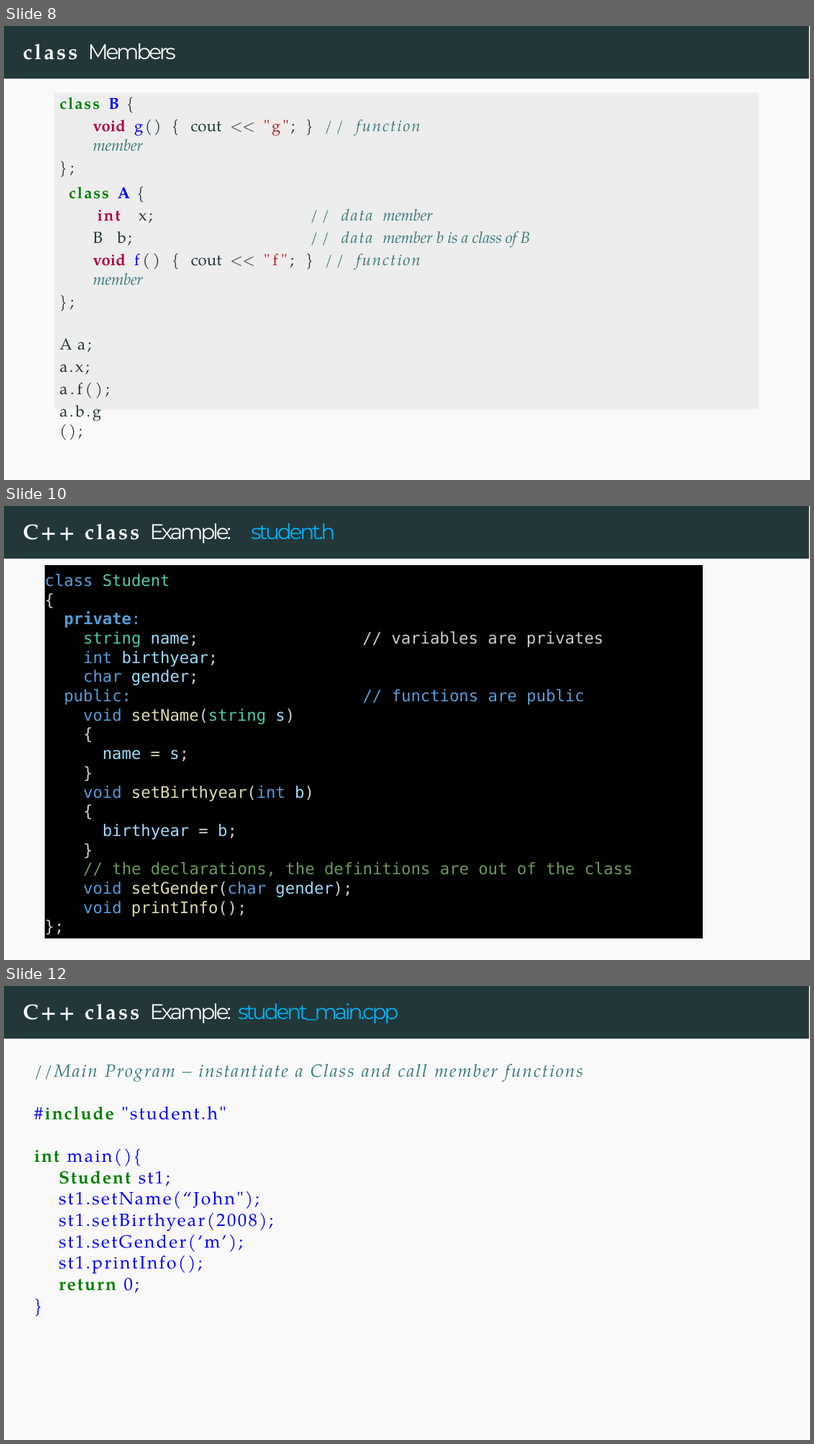
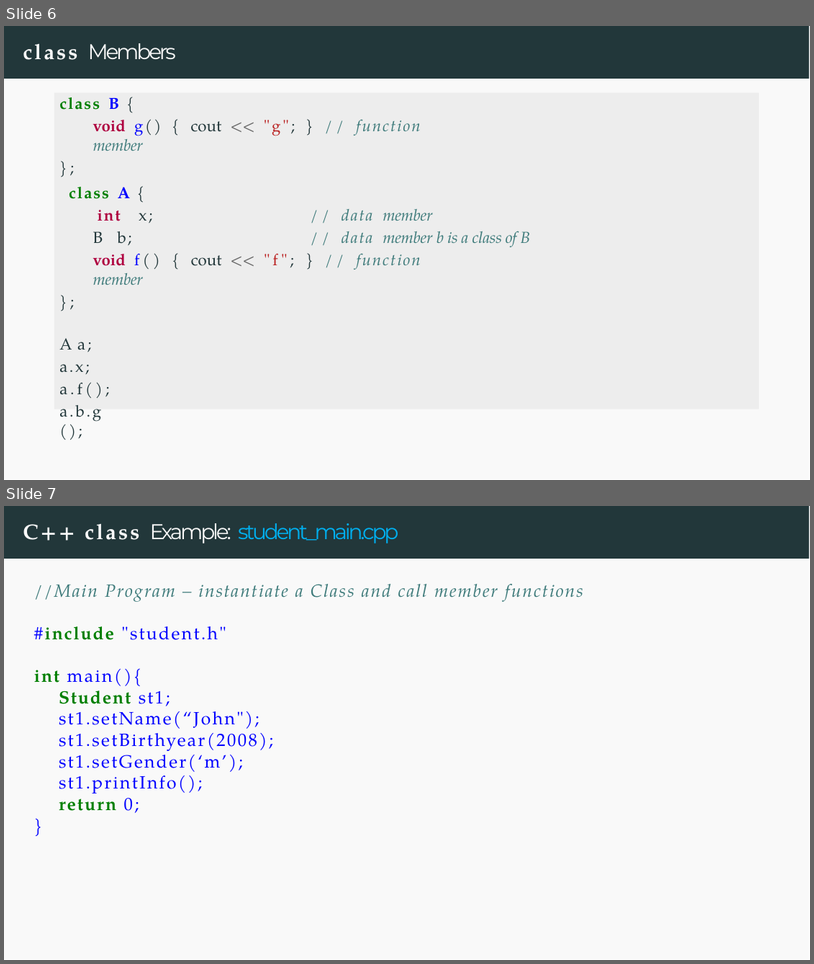
Before and after one commit to owenjchen/cpp, a slide deck: Week7_Classes_Part_2.pptx. Shown one above the other, each under a label of ours: slides 8, 10 and 12 before the commit, slides 6 and 7 after it; the slides between them are not shown. The pictures are 814x1444 and 814x964 pixels, drawn with LibreOffice and Linux fonts; fonts in the diff are those of the drawing. Boxes give left, top, right and bottom in pixels: in the first picture for what was removed or moved away, otherwise in the second. Text is boxed around its words. In the diff, an @@ line names an element or a change of style, - is before the commit and + after.

```diff
--- a/Week7_Classes_Part_2.pptx
+++ b/Week7_Classes_Part_2.pptx
@@ slide 10 removed at <box>4,506,810,960</box>, background #FFFFFF; not listed: 2 template elements that a slide beside it also shows @@
@@ title removed at <box>23,523,335,543</box> @@
-C++ class Example: student.h
@@ rectangle removed at <box>45,565,703,938</box> @@
-class Student
-{
-private:
-string name; // variables are privates
-int birthyear;
-char gender;
-public: // functions are public
-void setName(string s)
-{
-name = s;
-}
-void setBirthyear(int b)
-{
-birthyear = b;
-}
-// the declarations, the definitions are out of the class
-void setGender(char gender);
-void printInfo();
-};
@@ what was slide 8 is now slide 6 @@
@@ what was slide 12 is now slide 7 @@
```
Also in this commit, not shown: 1 slide changed, 11 slides added, 7 other slides removed, 27 other files.
